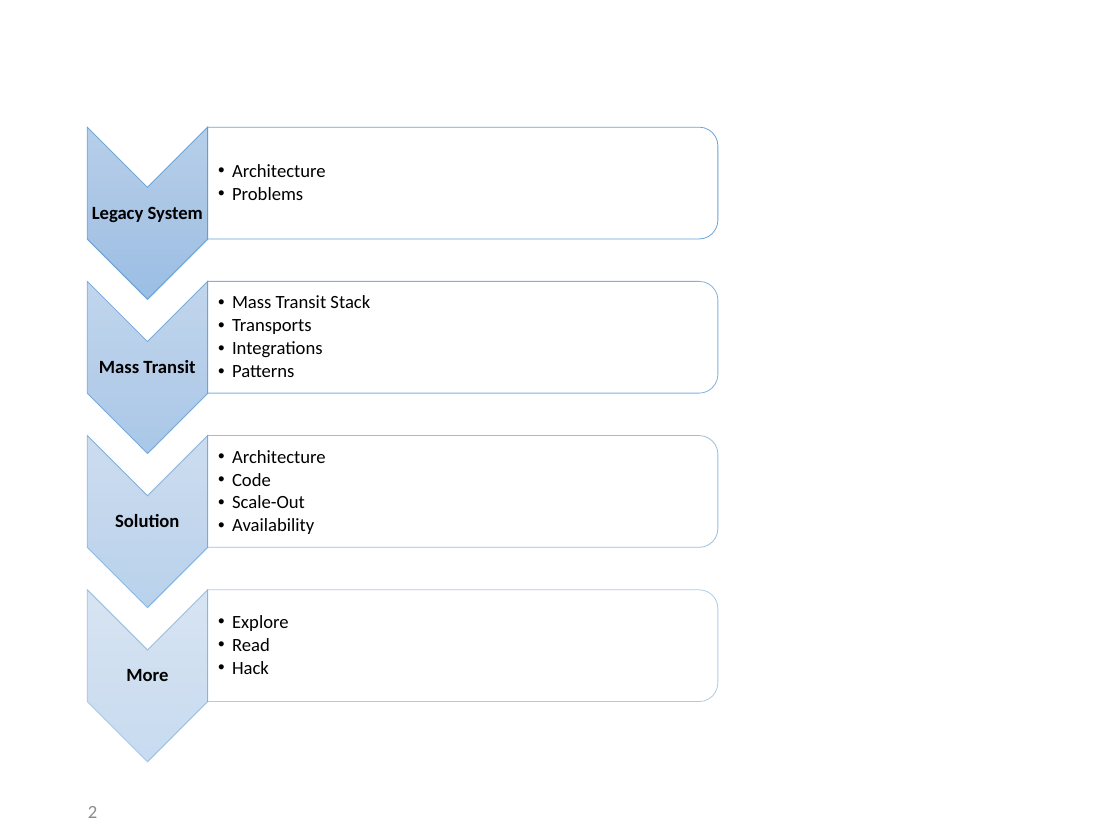
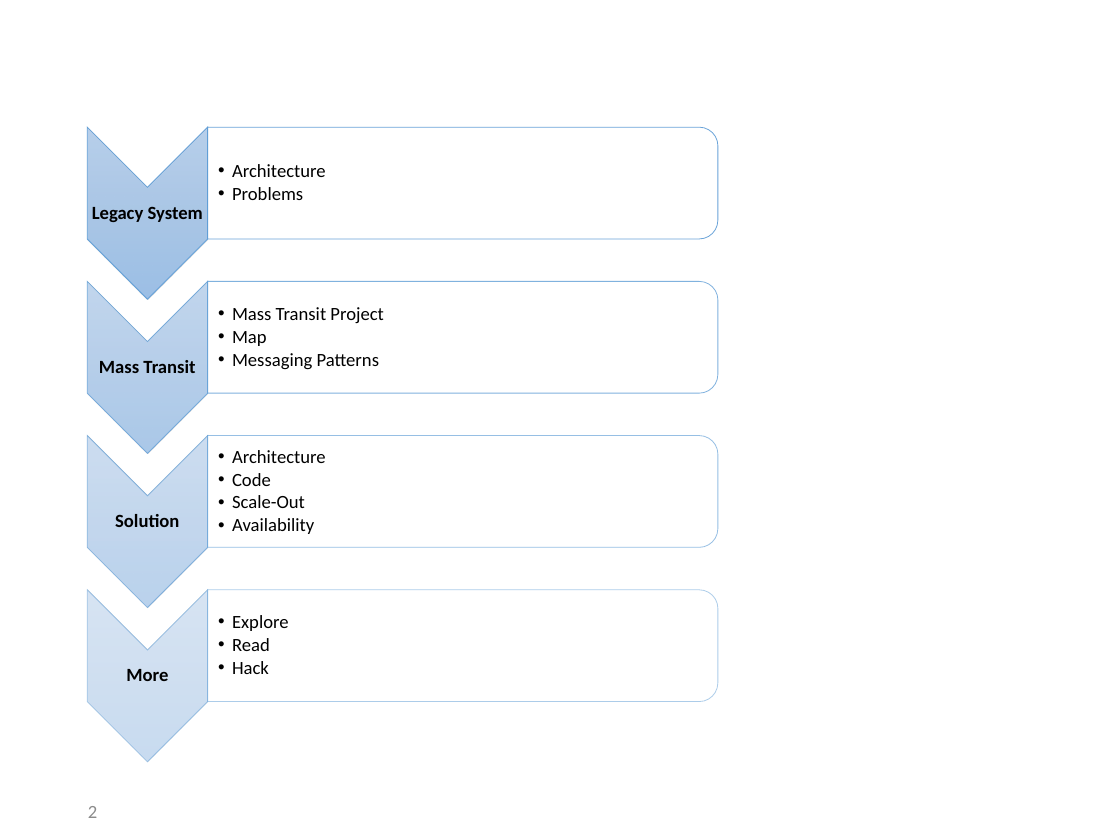
Before and after one commit to amichel/PaymentsGateway.MassTransit.Demo, a slide deck: slide 2 of Presentation/Service Bus Integration Patterns.pptx. Drawn at 1120x840 pixels with LibreOffice and Linux fonts; fonts in the diff are those of the drawing; background and template pictures are left out. Boxes give left, top, right and bottom in pixels: in the first picture for what was removed or moved away, otherwise in the second. Text is boxed around its words. In the diff, an @@ line names an element or a change of style, - is before the commit and + after.

Commit message:
Presentation

```diff
--- a/Presentation/Service Bus Integration Patterns.pptx
+++ b/Presentation/Service Bus Integration Patterns.pptx
@@ text at (x1=232, y1=307, x2=383, y2=370): text changed @@
-  •• Mass Transit Stack
-  •• Transports
-  •• Integrations
-  •• Patterns
+  •• Mass Transit Project
+  •• Map
+  •• Messaging Patterns
```
Also in this commit, not shown: 2 other slides changed, 4 slides added, 3 slides removed, 2 other files.
